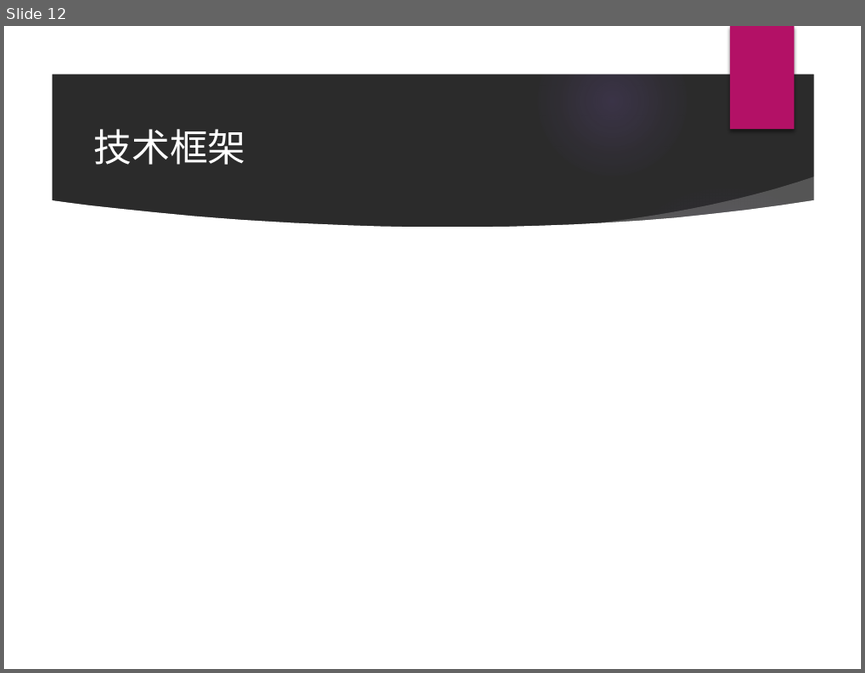
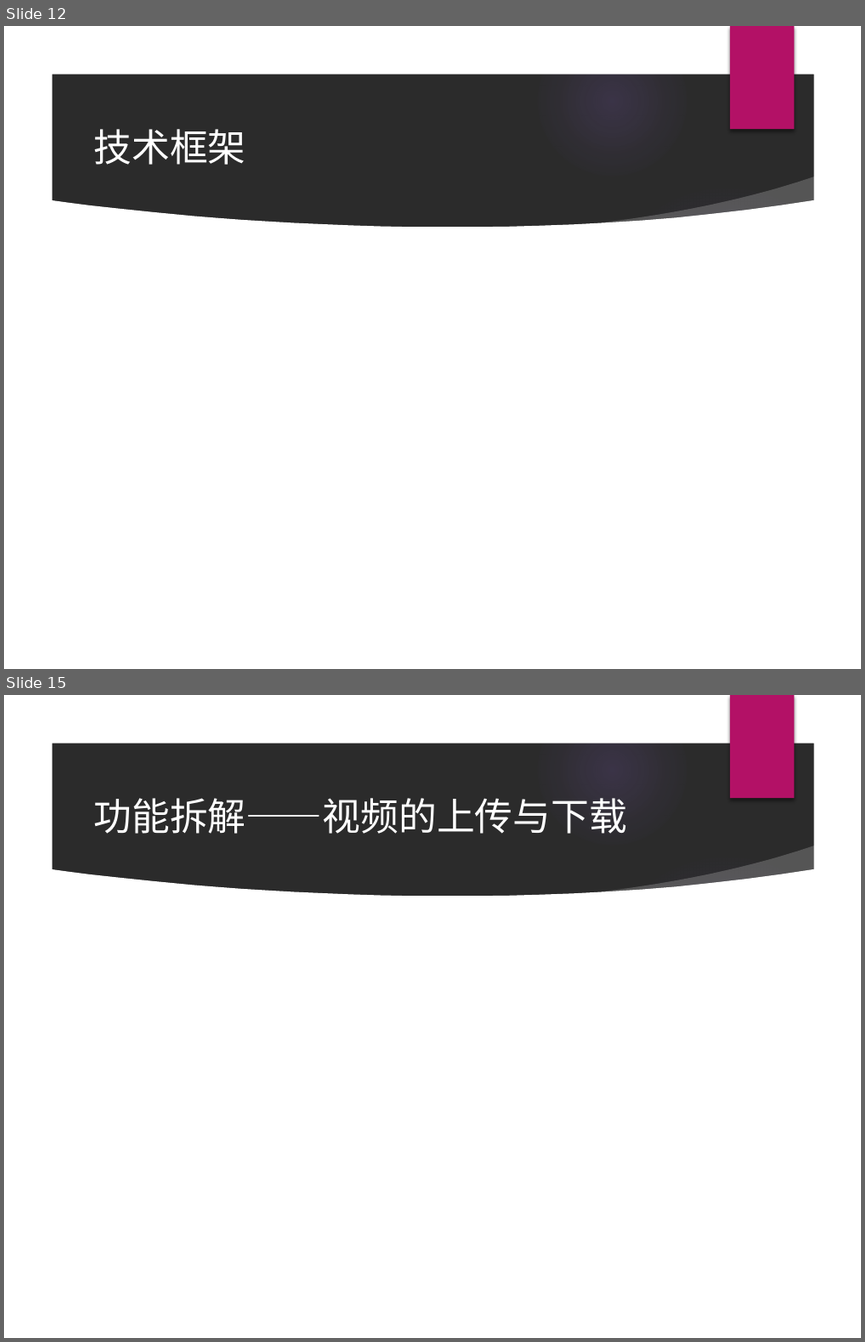
Before and after one commit to Relate13/web_2023, a slide deck: 项目介绍.pptx. Shown one above the other, each under a label of ours: slide 12 before the commit, slides 12 and 15 after it; the slides between them are not shown. The pictures are 865x673 and 865x1342 pixels, drawn with LibreOffice and Linux fonts; fonts in the diff are those of the drawing; background and template pictures are left out; a plain dark background stands for a picture behind light text. Boxes give left, top, right and bottom in pixels: in the first picture for what was removed or moved away, otherwise in the second. Text is boxed around its words. In the diff, an @@ line names an element or a change of style, - is before the commit and + after.

```diff
--- a/项目介绍.pptx
+++ b/项目介绍.pptx
@@ slide 15 added at (4,695,861,1338), background picture (left out); not listed: 9 template elements that a slide beside it also shows @@
@@ title added at (94,798,628,834), 32 pt, text #FFFFFF @@
+功能拆解——视频的上传与下载
```
Also in this commit, not shown: 4 slides changed, 1 other slide added.
